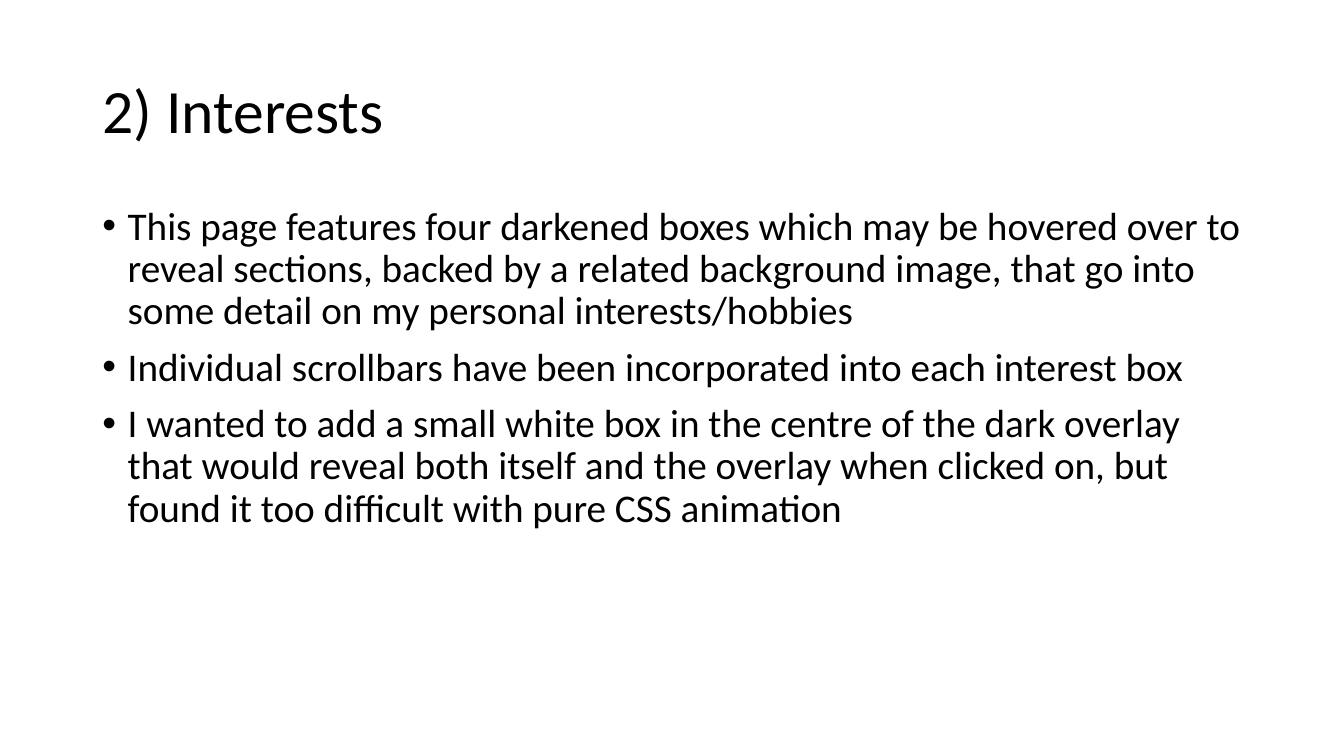
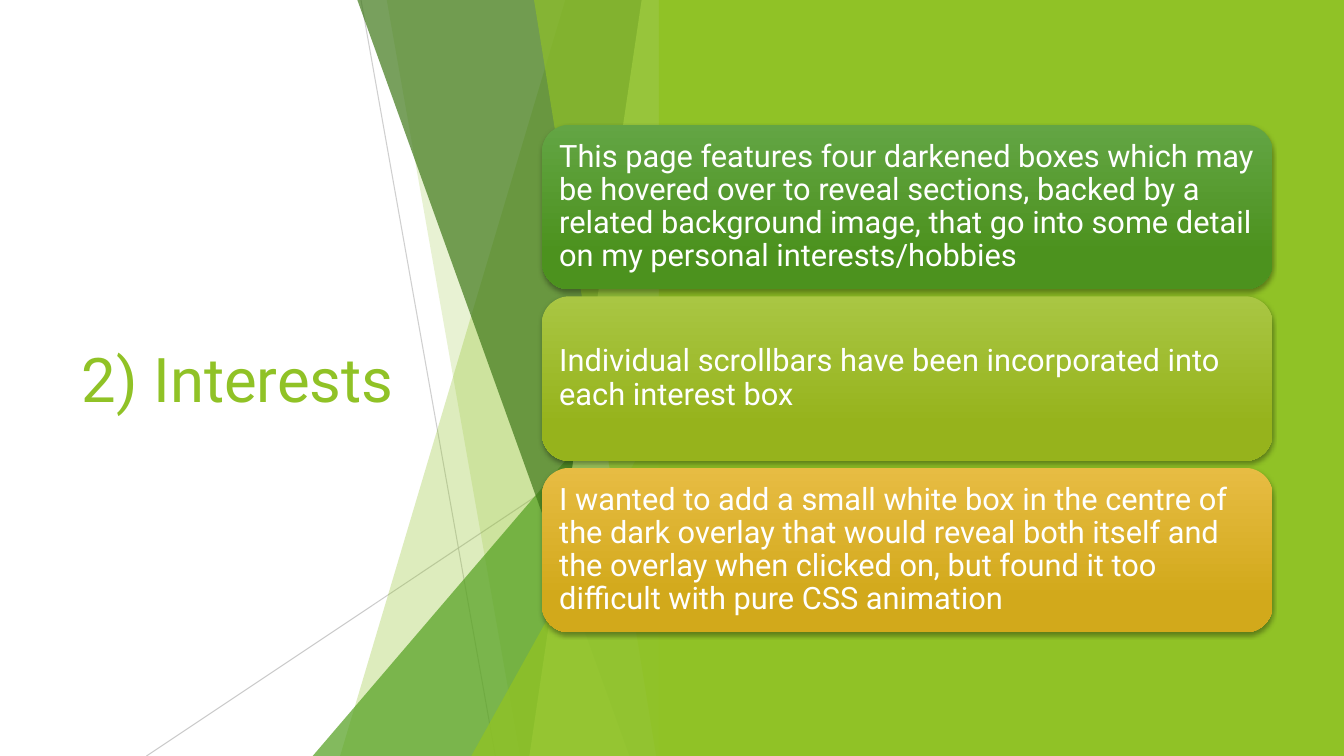
Before and after one commit to angel-lopez-andrade/portfolio-website, a slide deck: slide 4 of slide_deck.pptx. Drawn at 1344x756 pixels with LibreOffice and Linux fonts; fonts in the diff are those of the drawing. Boxes give left, top, right and bottom in pixels: in the first picture for what was removed or moved away, otherwise in the second. Text is boxed around its words. In the diff, an @@ line names an element or a change of style, - is before the commit and + after.

```diff
--- a/slide_deck.pptx
+++ b/slide_deck.pptx
@@ rectangle added at <box>0,0,1344,756</box>, fill #FFFFFF @@
@@ rectangle added at <box>659,0,1344,756</box>, fill #90C226 @@
@@ title "2) Interests": place and size @@
-title "2) Interests" at <box>102,88,383,142</box>
+title "2) Interests" at <box>82,353,393,416</box>
@@ title "2) Interests" at <box>82,353,393,416</box>: font Calibri to Roboto, text colour #000000 to #90C226; line spacing 0.9 to 1 @@
@@ text removed at <box>128,212,1240,529</box> @@
-• This page features four darkened boxes which may be hovered over to reveal sections, backed by a related background image, that go into some detail on my personal interests/hobbies
-• Individual scrollbars have been incorporated into each interest box
-• I wanted to add a small white box in the centre of the dark overlay that would reveal both itself and the overlay when clicked on, but found it too difficult with pure CSS animation
@@ group added at <box>146,0,673,756</box>: 5 freeform shapes, 2 lines, 2 triangles @@
@@ group added at <box>819,0,1344,756</box>: 5 freeform shapes, 2 lines, 2 triangles @@
@@ group added at <box>542,125,1273,632</box>: 3 rounded rectangles, 3 texts @@
+This page features four darkened boxes which may be hovered over to reveal sections, backed by a related background image, that go into some detail on my personal interests/hobbies
+Individual scrollbars have been incorporated into each interest box
+I wanted to add a small white box in the centre of the dark overlay that would reveal both itself and the overlay when clicked on, but found it too difficult with pure CSS animation
```
Also in this commit, not shown: 6 other slides changed, 5 slides added, 6 other files.
